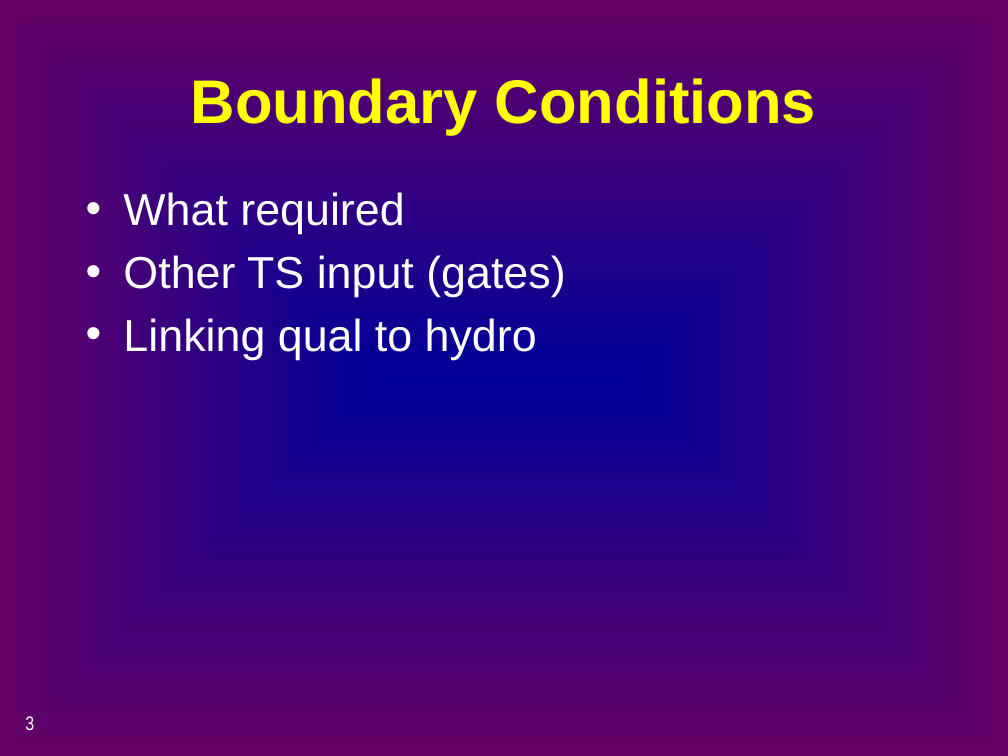
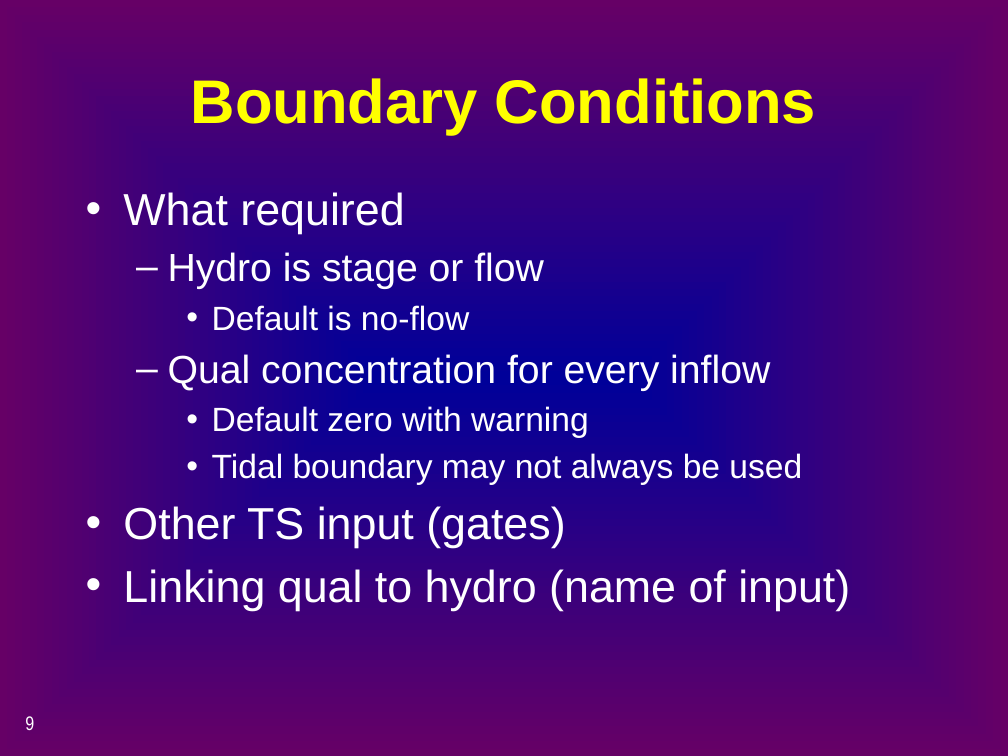
Before and after one commit to CADWRDeltaModeling/dsm2, a slide deck: slide 9 of dsm2/presentations/p4_simulation_data.pptx (slide 3 before the commit). Drawn at 1008x756 pixels with LibreOffice and Linux fonts; fonts in the diff are those of the drawing. Boxes give left, top, right and bottom in pixels: in the first picture for what was removed or moved away, otherwise in the second. Text is boxed around its words. In the diff, an @@ line names an element or a change of style, - is before the commit and + after.

```diff
--- a/dsm2/presentations/p4_simulation_data.pptx
+++ b/dsm2/presentations/p4_simulation_data.pptx
@@ text at <box>168,252,802,485</box>: paragraphs added @@
+  – Hydro is stage or flow
+    • Default is no-flow
+  – Qual concentration for every inflow
+    • Default zero with warning
+    • Tidal boundary may not always be used
@@ text at <box>123,569,850,611</box>: text changed @@
-• Linking qual to hydro
+• Linking qual to hydro (name of input)
@@ page number at <box>25,716,34,731</box>: text changed @@
-3
+9
```
Also in this commit, not shown: 6 other slides changed, 7 slides added.
